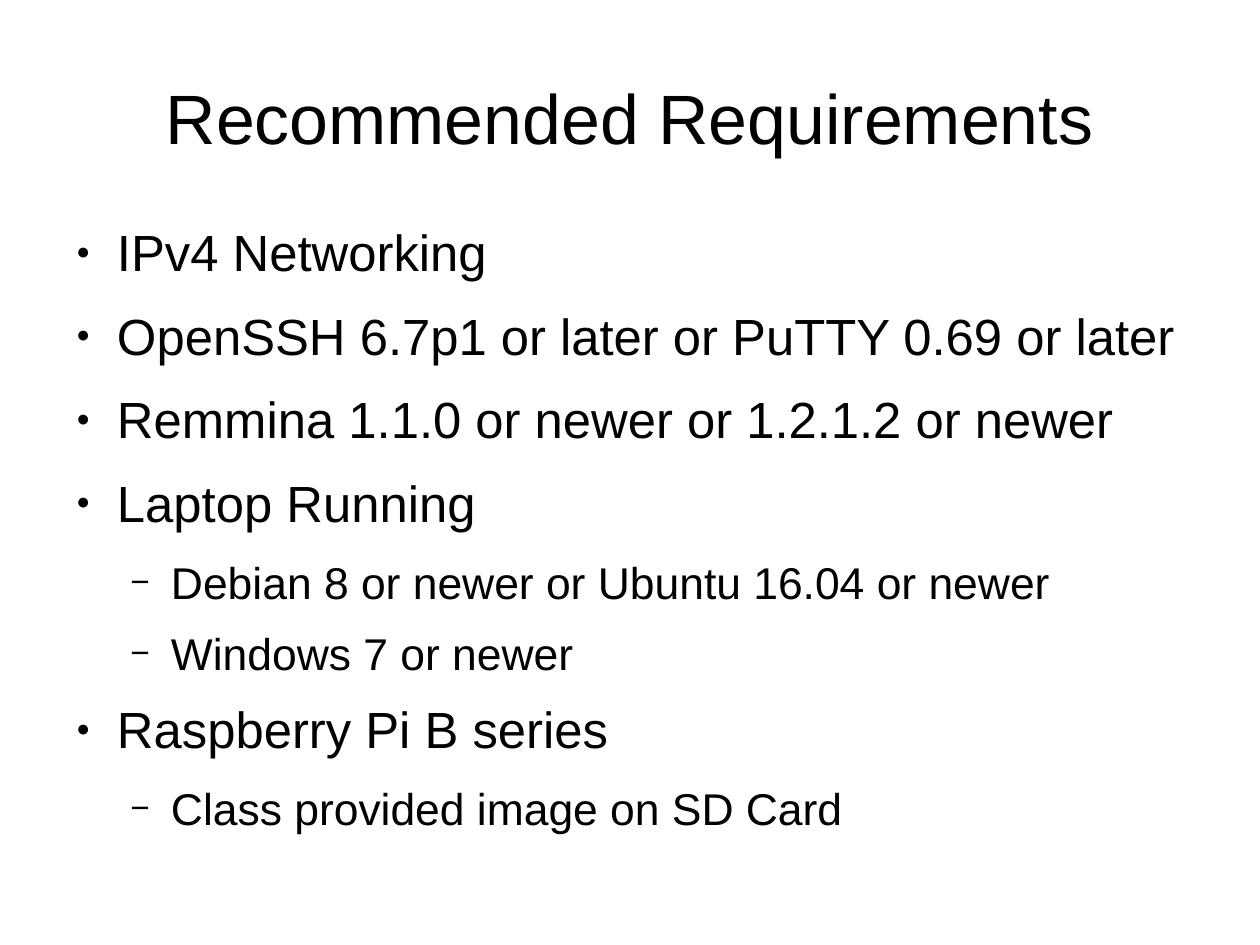
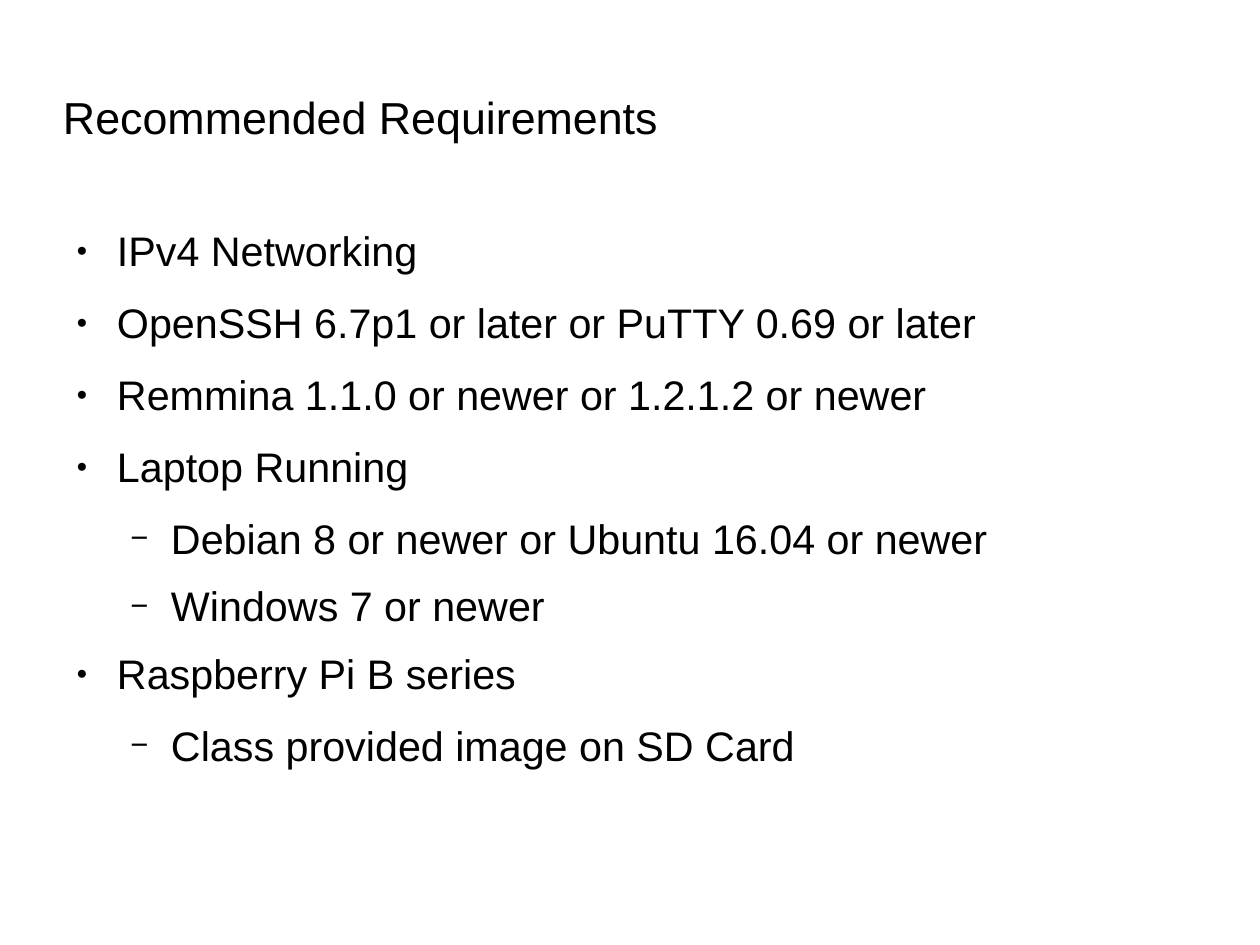
Before and after one commit to Oflameo/sshvnc_ws, a slide deck: slide 3 of doc/sshvnc.odp. Drawn at 1260x945 pixels with LibreOffice and Linux fonts; fonts in the diff are those of the drawing; background and template pictures are left out. Boxes give left, top, right and bottom in pixels: in the first picture for what was removed or moved away, otherwise in the second. Text is boxed around its words. In the diff, an @@ line names an element or a change of style, - is before the commit and + after.

```diff
--- a/doc/sshvnc.odp
+++ b/doc/sshvnc.odp
@@ title "Recommended Requirements": place and size @@
-title "Recommended Requirements" at [166,93,1093,157]
+title "Recommended Requirements" at [63,101,658,143]
@@ title "Recommended Requirements" at [63,101,658,143]: size 44 to 28.2 pt; alignment centre to left @@
@@ text "IPv4 Networking" at [117,236,987,769]: size 32 to 26 pt in "IPv4 Networking", "OpenSSH 6.7p1 or later or PuTTY 0.69 ...", "Remmina 1.1.0 or newer or 1.2.1.2 or ...", "Laptop Running" and 1 more places; size 28 to 26 pt in "Debian 8 or newer or Ubuntu 16.04 ...", "Windows 7 or newer", "Class provided image on SD Card" @@
```
Also in this commit, not shown: 11 other slides changed, 2 other files.
